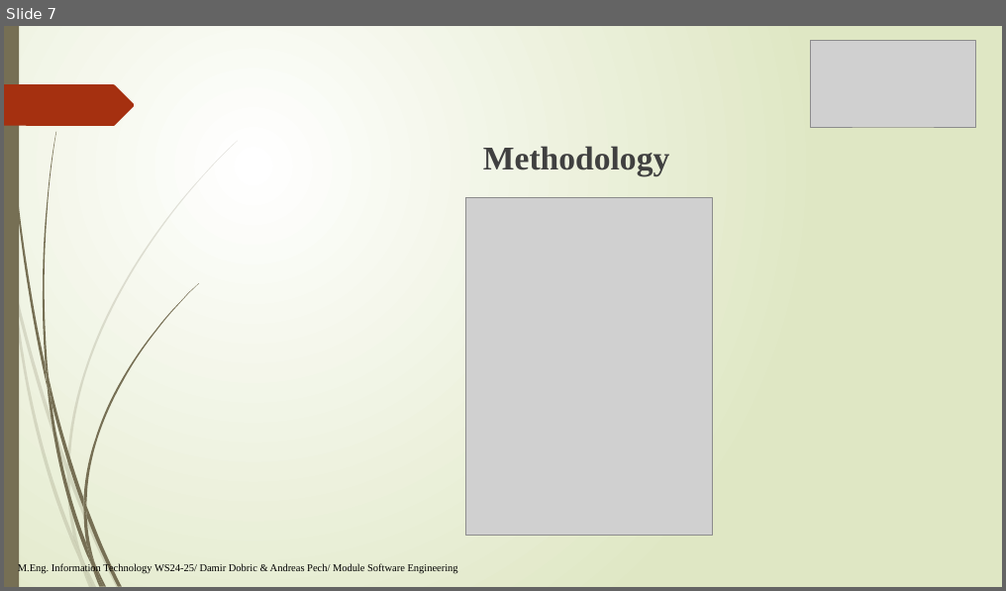
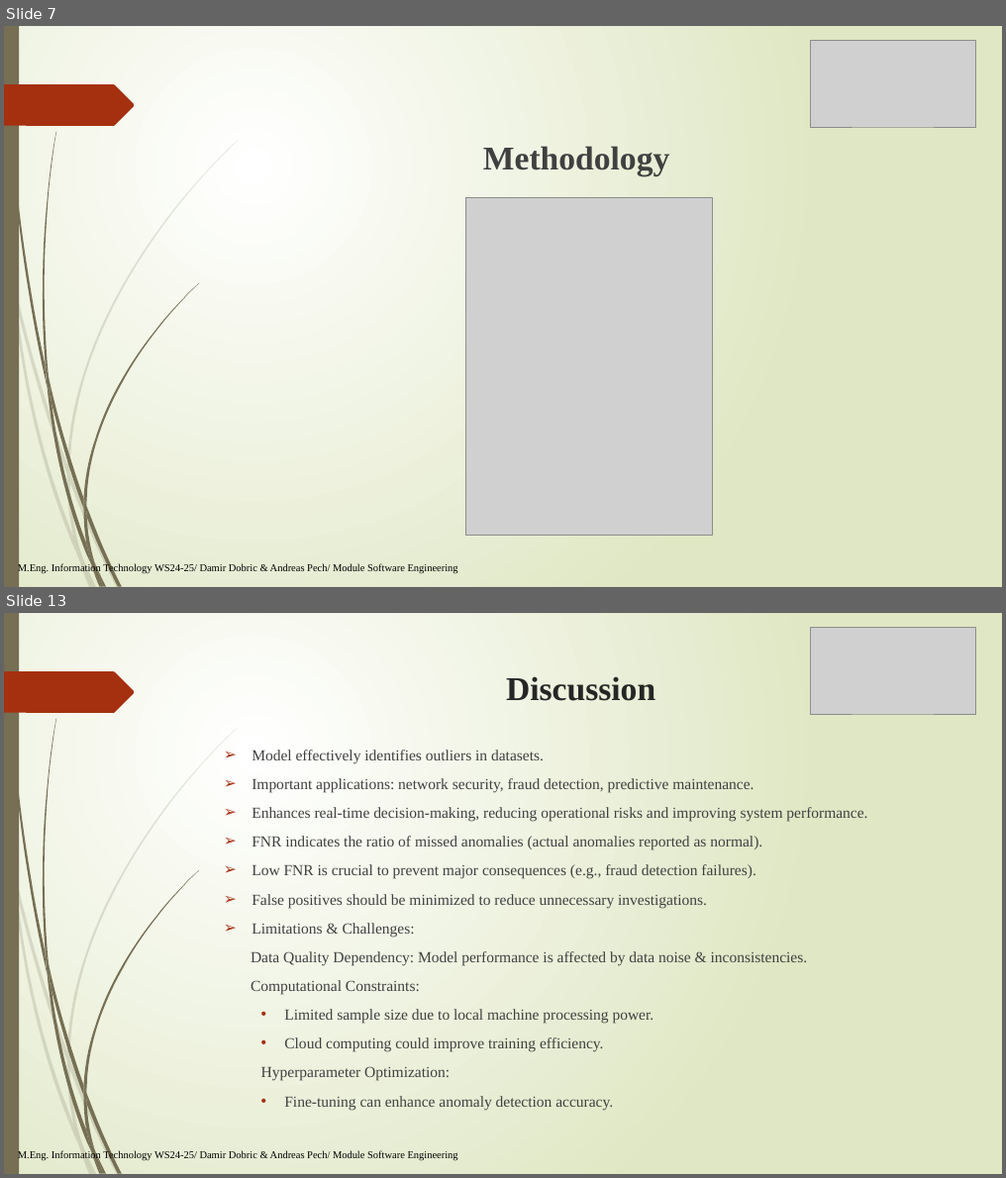
Before and after one commit to sohelranalive/neocortexapi-CodeHive, a slide deck: source/MySEProject/Documentation/PresentationFile_CodeHive.pptx. Shown one above the other, each under a label of ours: slide 7 before the commit, slides 7 and 13 after it; the slides between them are not shown. The pictures are 1006x591 and 1006x1178 pixels, drawn with LibreOffice and Linux fonts; fonts in the diff are those of the drawing; grey boxes stand for pictures. Boxes give left, top, right and bottom in pixels: in the first picture for what was removed or moved away, otherwise in the second. Text is boxed around its words. In the diff, an @@ line names an element or a change of style, - is before the commit and + after.

Commit message:
added result discussion on ppt

```diff
--- a/source/MySEProject/Documentation/PresentationFile_CodeHive.pptx
+++ b/source/MySEProject/Documentation/PresentationFile_CodeHive.pptx
@@ slide 13 added at box(4, 613, 1002, 1174), background gradient #FFFFFF to #DFE8C4; not listed: 24 template elements that a slide beside it also shows @@
@@ picture added at box(811, 627, 976, 714) @@
@@ title added at box(506, 676, 655, 701), 32 pt, text #262626, bold @@
+Discussion
@@ text added at box(251, 750, 867, 1110), 14.8 pt, text #404040 @@
+➢ Model effectively identifies outliers in datasets.
+➢ Important applications: network security, fraud detection, predictive maintenance.
+➢ Enhances real-time decision-making, reducing operational risks and improving system performance.
+➢ FNR indicates the ratio of missed anomalies (actual anomalies reported as normal).
+➢ Low FNR is crucial to prevent major consequences (e.g., fraud detection failures).
+➢ False positives should be minimized to reduce unnecessary investigations.
+➢ Limitations & Challenges:
+Data Quality Dependency: Model performance is affected by data noise & inconsistencies.
+Computational Constraints:
+  • Limited sample size due to local machine processing power.
+  • Cloud computing could improve training efficiency.
+  Hyperparameter Optimization:
+  • Fine-tuning can enhance anomaly detection accuracy.
@@ text added at box(18, 1152, 458, 1162), 10 pt, text #000000 @@
+M.Eng. Information Technology WS24-25/ Damir Dobric & Andreas Pech/ Module Software Engineering
```
Also in this commit, not shown: 3 slides changed, 6 other slides added.
